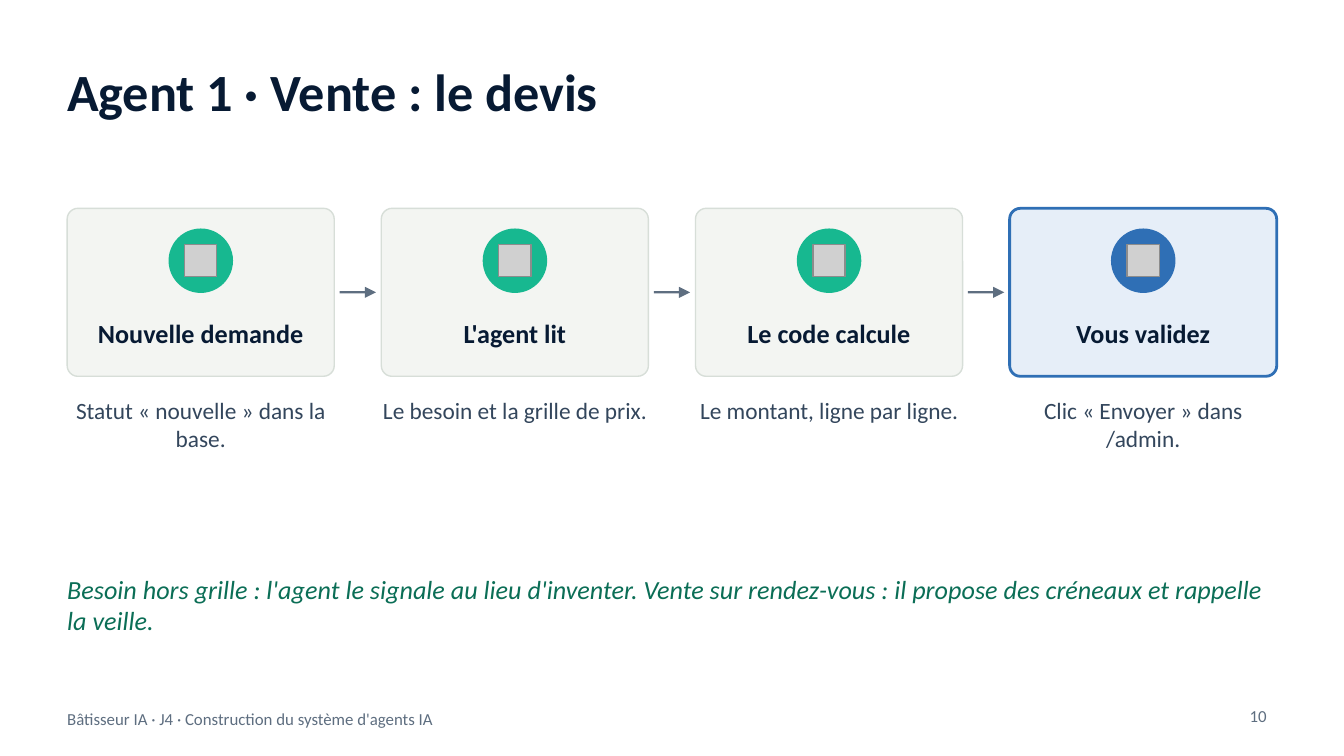
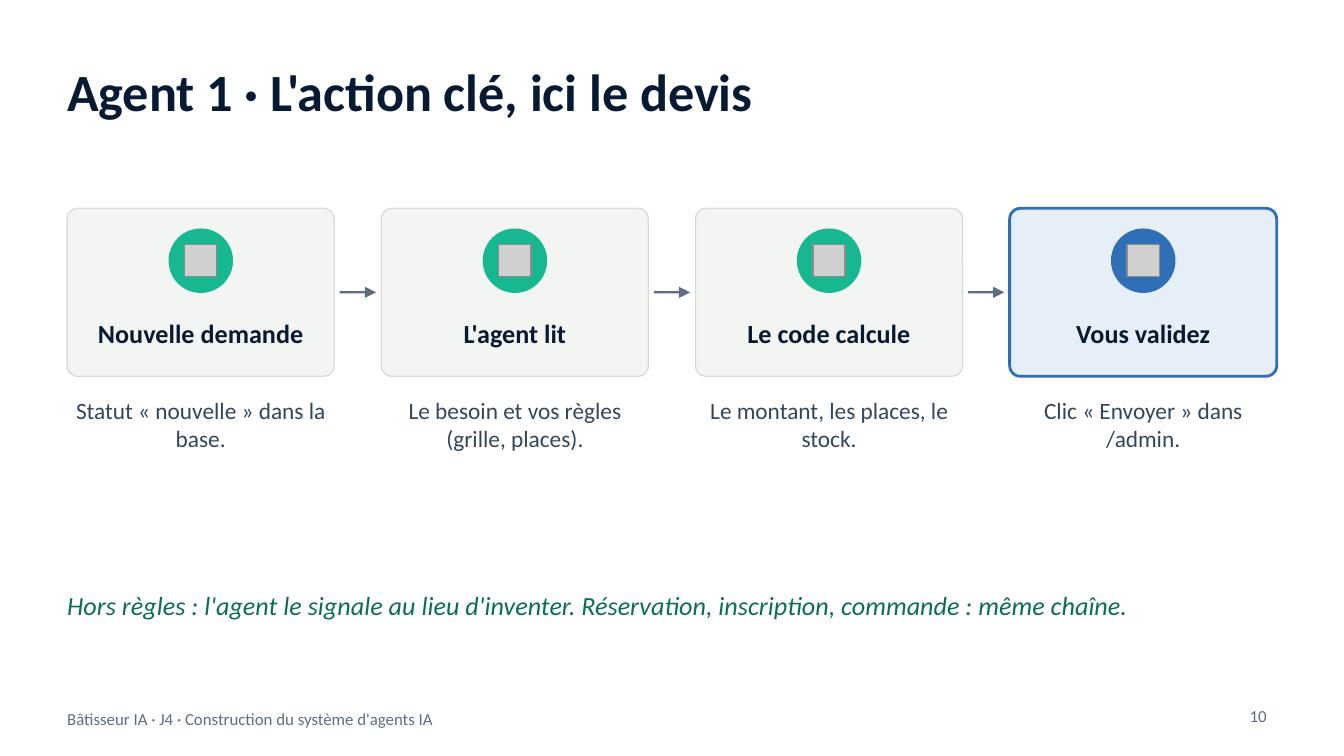
Before and after one commit to benyG/cisspbootcamp, a slide deck: slide 10 of content/library/files/Batisseur-IA-J4.pptx. Drawn at 1344x756 pixels with LibreOffice and Linux fonts; fonts in the diff are those of the drawing; grey boxes stand for pictures. Boxes give left, top, right and bottom in pixels: in the first picture for what was removed or moved away, otherwise in the second. Text is boxed around its words. In the diff, an @@ line names an element or a change of style, - is before the commit and + after.

```diff
--- a/content/library/files/Batisseur-IA-J4.pptx
+++ b/content/library/files/Batisseur-IA-J4.pptx
@@ title at box(67, 74, 752, 120): text changed @@
-Agent 1 · Vente : le devis
+Agent 1 · L'action clé, ici le devis
@@ text at box(409, 402, 621, 451): text changed @@
-Le besoin et la grille de prix.
+Le besoin et vos règles (grille, places).
@@ text at box(710, 402, 948, 447): text changed @@
-Le montant, ligne par ligne.
+Le montant, les places, le stock.
@@ text at box(67, 597, 1127, 620): text changed @@
-Besoin hors grille : l'agent le signale au lieu d'inventer. Vente sur rendez-vous : il propose des créneaux et rappelle la veille.
+Hors règles : l'agent le signale au lieu d'inventer. Réservation, inscription, commande : même chaîne.
```
Also in this commit, not shown: 15 other slides changed, 1 slide added, 13 other files.
